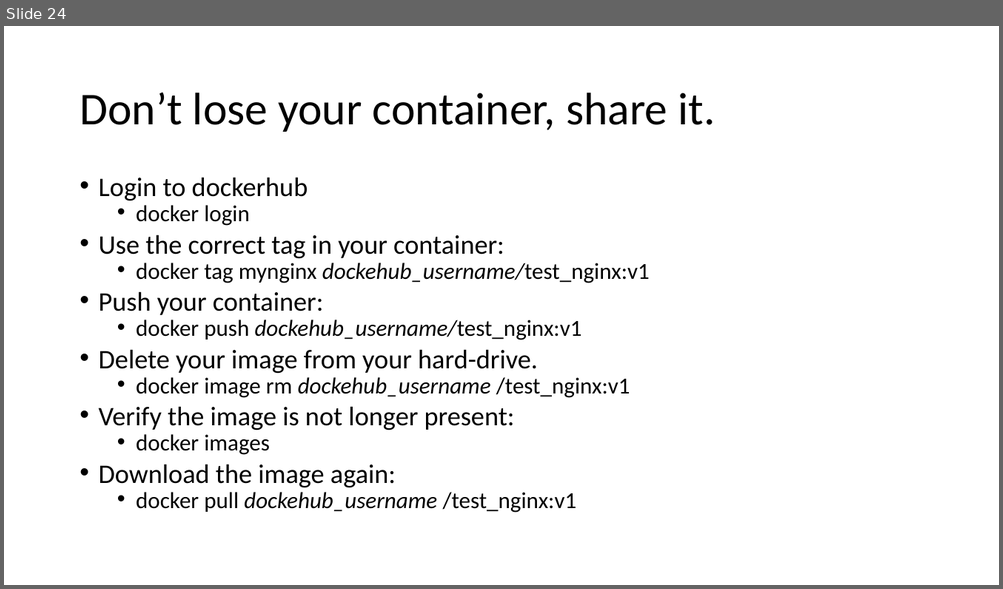
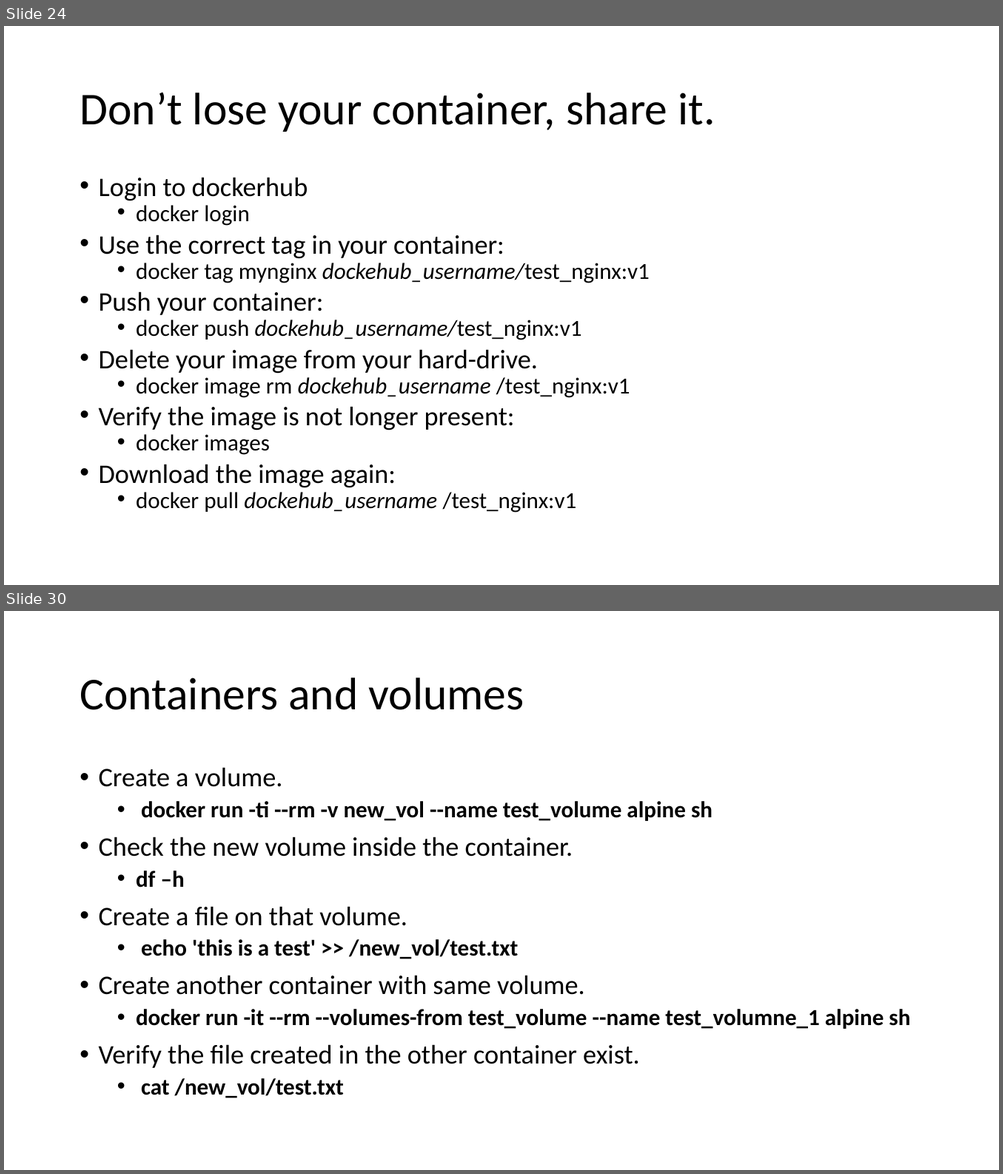
Before and after one commit to rogerscuall/docker-presentation, a slide deck: Docker presentation.pptx. Shown one above the other, each under a label of ours: slide 24 before the commit, slides 24 and 30 after it; the slides between them are not shown. The pictures are 1003x589 and 1003x1174 pixels, drawn with LibreOffice and Linux fonts; fonts in the diff are those of the drawing. Boxes give left, top, right and bottom in pixels: in the first picture for what was removed or moved away, otherwise in the second. Text is boxed around its words. In the diff, an @@ line names an element or a change of style, - is before the commit and + after.

Commit message:
adding network and starting with storage. Volumes are ready binds are not.

```diff
--- a/Docker presentation.pptx
+++ b/Docker presentation.pptx
@@ slide 30 added at (4, 611, 999, 1170), background #FFFFFF @@
@@ title added at (79, 678, 524, 710), 44 pt, text #000000 @@
+Containers and volumes
@@ text added at (99, 767, 910, 1099), 22.2 pt, text #000000, bold @@
+• Create a volume.
+  • docker run -ti --rm -v new_vol --name test_volume alpine sh
+• Check the new volume inside the container.
+  • df –h
+• Create a file on that volume.
+  • echo 'this is a test' >> /new_vol/test.txt
+• Create another container with same volume.
+  • docker run -it --rm --volumes-from test_volume --name test_volumne_1 alpine sh
+• Verify the file created in the other container exist.
+  • cat /new_vol/test.txt
```
Also in this commit, not shown: 6 other slides added, 1 slide removed, 3 other files.
